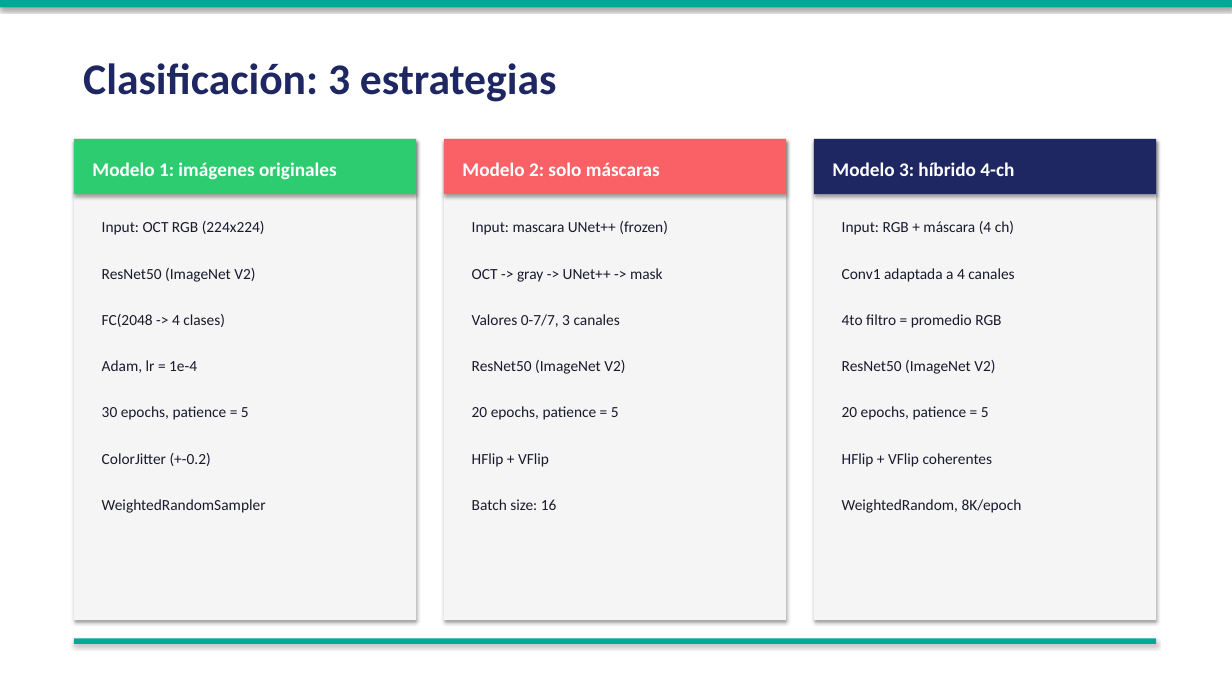
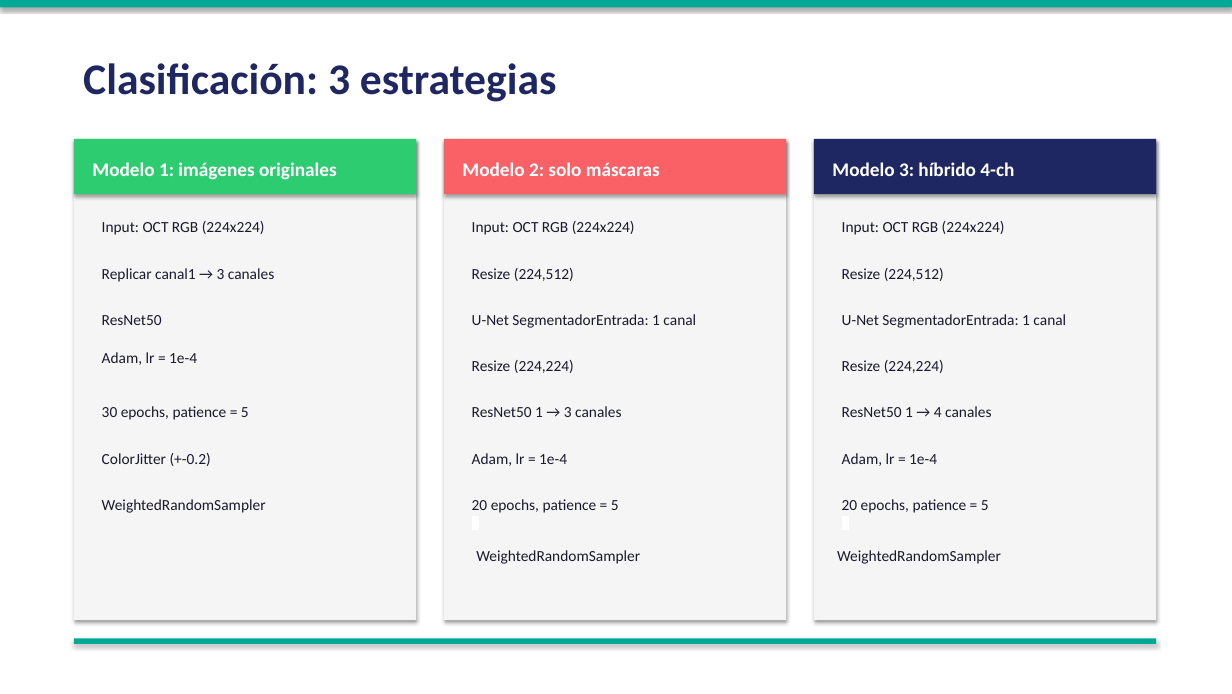
Before and after one commit to umagon/TP_vision_por_computadora_2, a slide deck: slide 8 of paper/presentacion_OCT.pptx. Drawn at 1232x694 pixels with LibreOffice and Linux fonts; fonts in the diff are those of the drawing. Boxes give left, top, right and bottom in pixels: in the first picture for what was removed or moved away, otherwise in the second. Text is boxed around its words. In the diff, an @@ line names an element or a change of style, - is before the commit and + after.

Commit message:
PPT

```diff
--- a/paper/presentacion_OCT.pptx
+++ b/paper/presentacion_OCT.pptx
@@ text at bbox=[472, 221, 635, 235]: text changed @@
-Input: mascara UNet++ (frozen)
+Input: OCT RGB (224x224)
@@ text at bbox=[842, 221, 1005, 235]: text changed @@
-Input: RGB + máscara (4 ch)
+Input: OCT RGB (224x224)
@@ text added at bbox=[102, 268, 274, 282], 12 pt, text #1A1A2E @@
+Replicar canal1 → 3 canales
@@ text at bbox=[472, 268, 574, 281]: text changed @@
-OCT -> gray -> UNet++ -> mask
+Resize (224,512)
@@ text at bbox=[842, 268, 944, 281]: text changed @@
-Conv1 adaptada a 4 canales
+Resize (224,512)
@@ text at bbox=[102, 315, 162, 325]: text changed @@
-ResNet50 (ImageNet V2)
+ResNet50
@@ text removed at bbox=[102, 314, 225, 327] @@
-FC(2048 -> 4 clases)
@@ text at bbox=[472, 314, 696, 328]: text changed @@
-Valores 0-7/7, 3 canales
+U-Net SegmentadorEntrada: 1 canal
@@ text removed at bbox=[842, 314, 1001, 328] @@
-4to filtro = promedio RGB
@@ text added at bbox=[842, 314, 1066, 328], 12 pt, text #1A1A2E @@
+U-Net SegmentadorEntrada: 1 canal
@@ text "Adam, lr = 1e-4": place and size @@
-text "Adam, lr = 1e-4" at bbox=[102, 360, 197, 373]
+text "Adam, lr = 1e-4" at bbox=[102, 352, 197, 365]
@@ text at bbox=[472, 360, 574, 373]: text changed @@
-ResNet50 (ImageNet V2)
+Resize (224,224)
@@ text at bbox=[842, 360, 944, 373]: text changed @@
-ResNet50 (ImageNet V2)
+Resize (224,224)
@@ text added at bbox=[472, 406, 621, 417], 12 pt, text #1A1A2E @@
+ResNet50 1 → 3 canales
@@ text added at bbox=[842, 406, 991, 417], 12 pt, text #1A1A2E @@
+ResNet50 1 → 4 canales
@@ text removed at bbox=[472, 453, 549, 467] @@
-HFlip + VFlip
@@ text added at bbox=[472, 453, 567, 466], 12 pt, text #1A1A2E @@
+Adam, lr = 1e-4
@@ text removed at bbox=[842, 453, 993, 467] @@
-HFlip + VFlip coherentes
@@ text added at bbox=[842, 453, 937, 466], 12 pt, text #1A1A2E @@
+Adam, lr = 1e-4
@@ text "20 epochs, patience = 5": place and size @@
-text "20 epochs, patience = 5" at bbox=[472, 406, 619, 420]
+text "20 epochs, patience = 5" at bbox=[472, 499, 619, 513]
@@ text removed at bbox=[472, 499, 557, 510] @@
-Batch size: 16
@@ text "20 epochs, patience = 5": place and size @@
-text "20 epochs, patience = 5" at bbox=[842, 406, 989, 420]
+text "20 epochs, patience = 5" at bbox=[842, 499, 989, 513]
@@ text removed at bbox=[842, 499, 1022, 513] @@
-WeightedRandom, 8K/epoch
@@ text added at bbox=[476, 550, 640, 564], 12 pt, text #1A1A2E @@
+WeightedRandomSampler
@@ text added at bbox=[837, 550, 1001, 564], 12 pt, text #1A1A2E @@
+WeightedRandomSampler
```
Also in this commit, not shown: 2 other slides changed, 1 other file.
